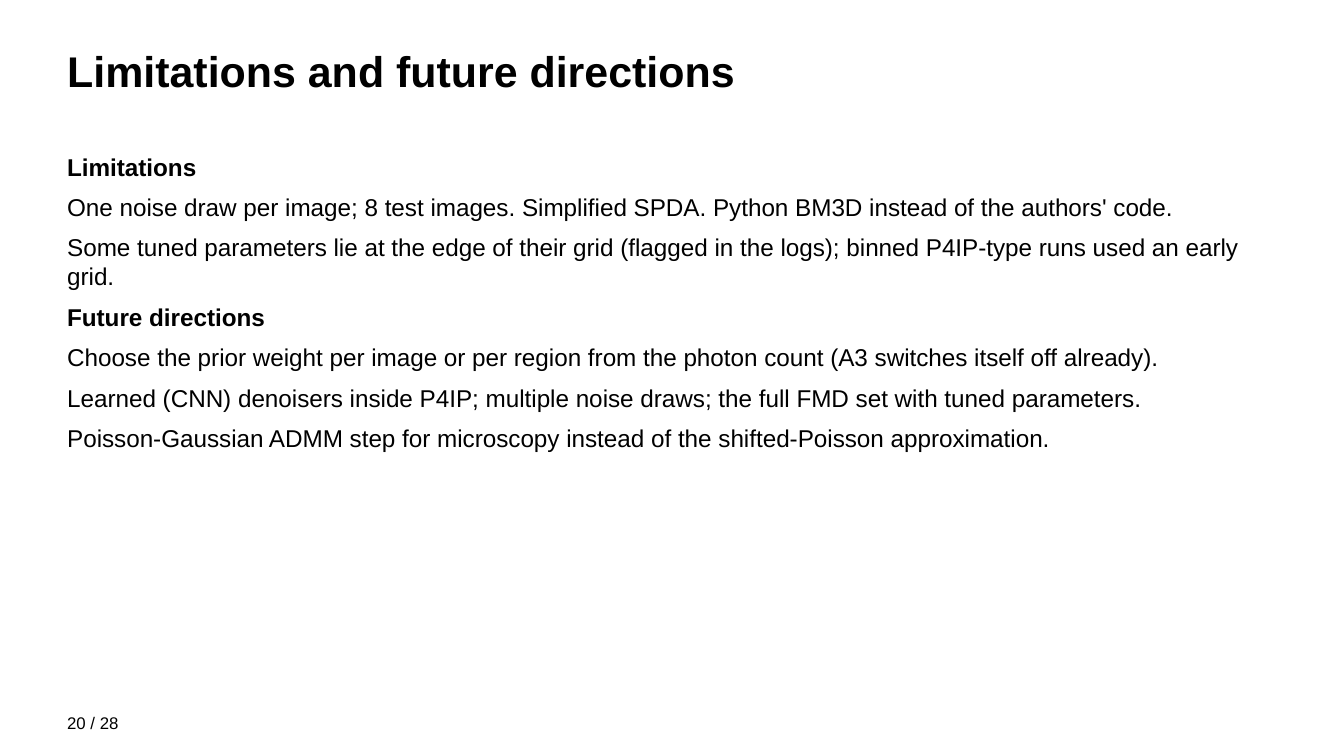
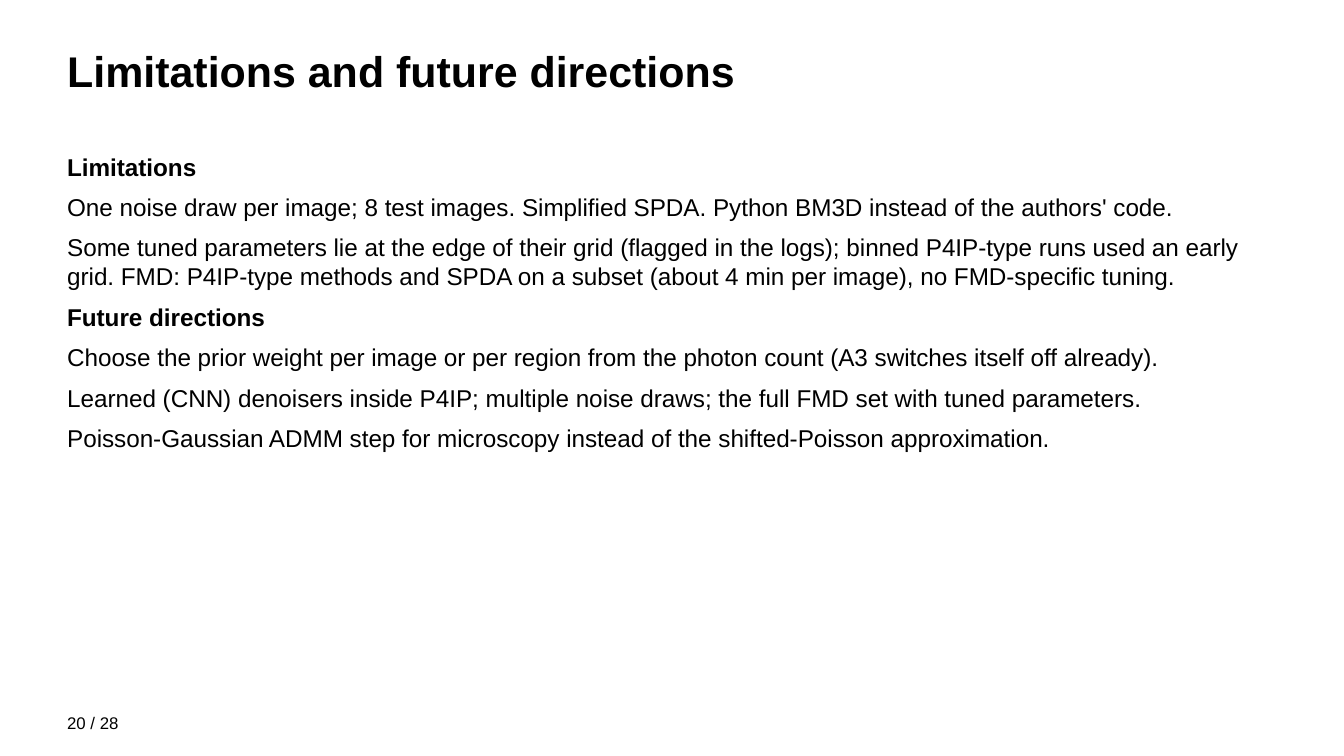
Before and after one commit to tarantulass/EE779-Poisson-Denoising, a slide deck: slide 20 of output/EE779_results.pptx. Drawn at 1344x756 pixels with LibreOffice and Linux fonts; fonts in the diff are those of the drawing. Boxes give left, top, right and bottom in pixels: in the first picture for what was removed or moved away, otherwise in the second. Text is boxed around its words. In the diff, an @@ line names an element or a change of style, - is before the commit and + after.

```diff
--- a/output/EE779_results.pptx
+++ b/output/EE779_results.pptx
@@ text at <box>67,238,1238,290</box>: text changed @@
-Some tuned parameters lie at the edge of their grid (flagged in the logs); binned P4IP-type runs used an early grid.
+Some tuned parameters lie at the edge of their grid (flagged in the logs); binned P4IP-type runs used an early grid. FMD: P4IP-type methods and SPDA on a subset (about 4 min per image), no FMD-specific tuning.
```
Also in this commit, not shown: 7 other slides changed, 8 other files.
